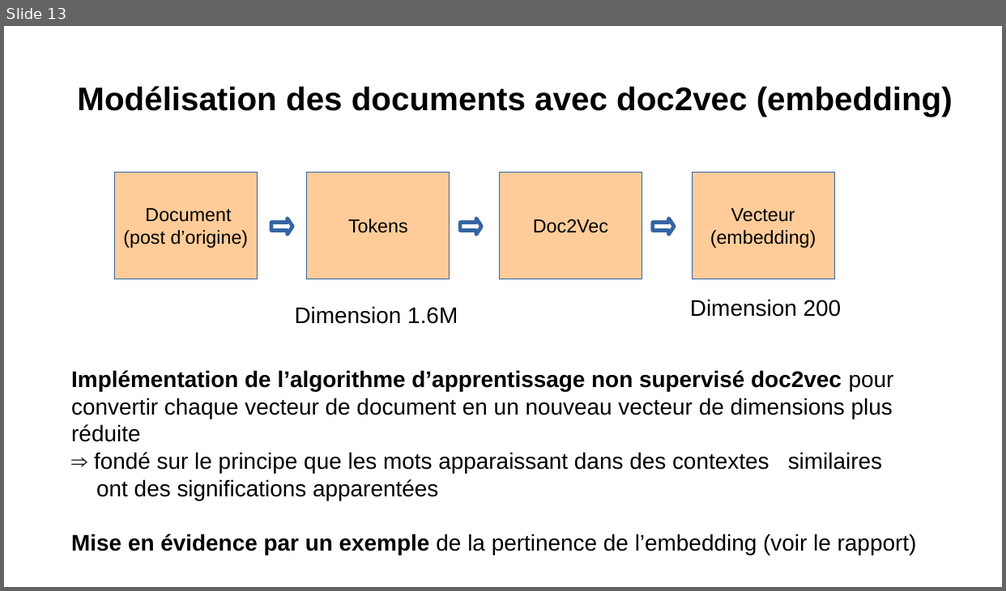
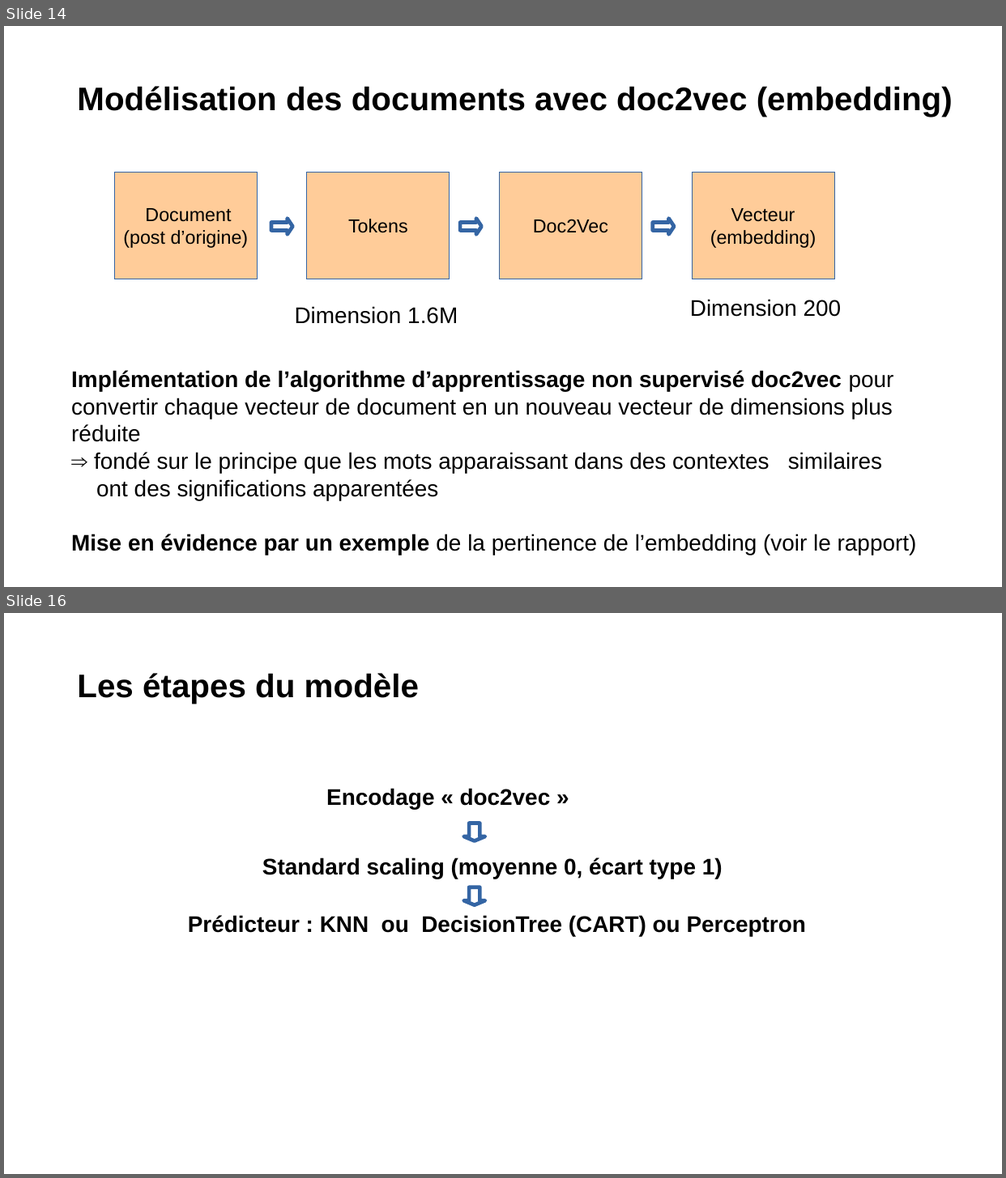
Before and after one commit to Severac/openclassrooms, a slide deck: PJ6/Presentation/PJ6_Presentation.odp. Shown one above the other, each under a label of ours: slide 13 before the commit, slides 14 and 16 after it; the slides between them are not shown. The pictures are 1006x591 and 1006x1178 pixels, drawn with LibreOffice and Linux fonts; fonts in the diff are those of the drawing. Boxes give left, top, right and bottom in pixels: in the first picture for what was removed or moved away, otherwise in the second. Text is boxed around its words. In the diff, an @@ line names an element or a change of style, - is before the commit and + after.

```diff
--- a/PJ6/Presentation/PJ6_Presentation.odp
+++ b/PJ6/Presentation/PJ6_Presentation.odp
@@ slide 16 added at box(4, 613, 1002, 1174), background #FFFFFF @@
@@ text added at box(77, 673, 419, 704), 26 pt, text #000000, bold @@
+Les étapes du modèle
@@ text added at box(326, 788, 551, 809), 18 pt, text #000000, bold @@
+Encodage « doc2vec »
@@ down arrow added at box(464, 823, 486, 841), fill #FFFFFF, outline #3465A4 3 pt @@
@@ text added at box(262, 858, 722, 879), 18 pt, text #000000, bold @@
+Standard scaling (moyenne 0, écart type 1)
@@ down arrow added at box(464, 888, 486, 905), fill #FFFFFF, outline #3465A4 3 pt @@
@@ text added at box(188, 915, 806, 936), 18 pt, text #000000, bold @@
+Prédicteur : KNN ou DecisionTree (CART) ou Perceptron
@@ what was slide 13 is now slide 14 @@
```
Also in this commit, not shown: 12 other slides added, 2 other files.
